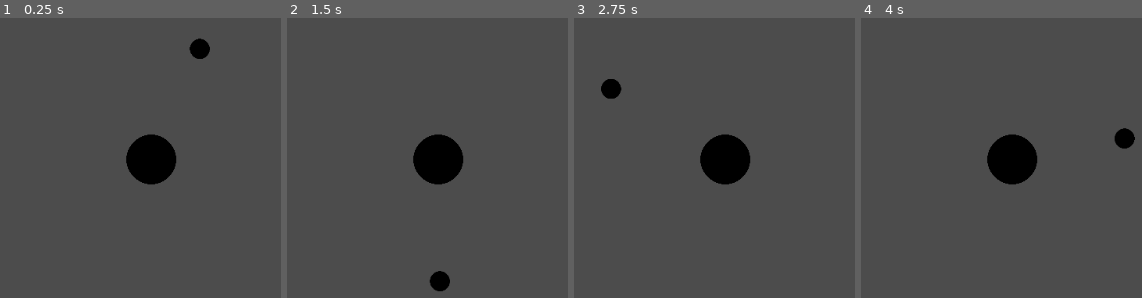
Above: before the commit, frames 1-4 (left to right).
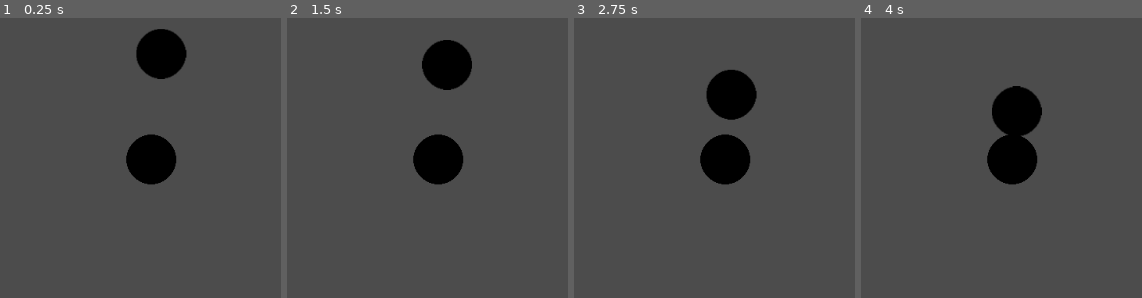
Above: after the commit, the same moments.

Repository: Telkan/ControlTheEnvironment
Game: Godot game, scene res://TestZone/TestZone.tscn
The game is run twice, just before and just after one commit, with the same random seed, the same clock (stepped at 60 frames per second) and the same inputs. The project has no main scene, so this scene is started directly.
Inputs:
- Up to frame 1 (0.25 s): no input
- Up to frame 2 (1.5 s): no input
- Up to frame 3 (2.75 s): no input
- Up to frame 4 (4 s): no input

The runs differ from the first frame. In frame 1, 2.9% of the frame differs, in the area x 48-75%, y 3-22%; in frame 2, 2.9%; in frame 3, 2.9%; in frame 4, 2.9%.

Commit message:
Je suis rigide

Diff:
--- /dev/null
+++ b/TestZone/Planet2.gd
@@ -0,0 +1,30 @@
+extends RigidBody2D
+
+
+# Declare member variables here. Examples:
+# var a = 2
+# var b = "text"
+
+var velocity = Vector2(5,0)
+
+# Called when the node enters the scene tree for the first time.
+func _ready():
+	pass # Replace with function body.
+
+func calculate_gravity(satellite_pos, planet_pos, satellite_mass, planet_mass, delta):
+
+	var gravDir = (planet_pos - satellite_pos).normalized()
+
+	var gravForce = (SpacePhysics.gravity_constant * satellite_mass * planet_mass) / (satellite_pos.distance_to(planet_pos) *                    (satellite_pos.distance_to(planet_pos)))
+
+
+	var gravity = gravDir * gravForce
+
+
+	applied_force = gravity
+
+
+func _physics_process(delta):
+	calculate_gravity(get_position(), get_parent().find_node("Sun").get_position(), 50, 500,delta)
+	#set_position(get_position()+velocity)
+	#set_position(get_position()+velocity)
--- a/TestZone/TestZone.tscn
+++ b/TestZone/TestZone.tscn
@@ -1,7 +1,13 @@
-[gd_scene load_steps=3 format=2]
+[gd_scene load_steps=5 format=2]
 
 [ext_resource path="res://TestZone/Ball.png" type="Texture" id=1]
-[ext_resource path="res://TestZone/Planet.gd" type="Script" id=2]
+[ext_resource path="res://TestZone/Planet2.gd" type="Script" id=3]
+
+[sub_resource type="CircleShape2D" id=1]
+radius = 27.9124
+
+[sub_resource type="CircleShape2D" id=2]
+radius = 33.076
 
 [node name="Node2D" type="Node2D"]
 
@@ -9,8 +15,18 @@
 position = Vector2( 497, 257 )
 texture = ExtResource( 1 )
 
-[node name="Planet" type="Sprite" parent="."]
-position = Vector2( 485.641, 96.164 )
-scale = Vector2( 0.40059, 0.403463 )
+[node name="RigidBody2D" type="RigidBody2D" parent="."]
+position = Vector2( 509.598, 121.226 )
+script = ExtResource( 3 )
+
+[node name="Planet" type="Sprite" parent="RigidBody2D"]
 texture = ExtResource( 1 )
-script = ExtResource( 2 )
+
+[node name="CollisionShape2D" type="CollisionShape2D" parent="RigidBody2D"]
+shape = SubResource( 1 )
+
+[node name="StaticBody2D" type="StaticBody2D" parent="."]
+position = Vector2( 497.251, 255.921 )
+
+[node name="CollisionShape2D" type="CollisionShape2D" parent="StaticBody2D"]
+shape = SubResource( 2 )
--- a/project.godot
+++ b/project.godot
@@ -20,6 +20,7 @@
 [physics]
 
 common/enable_pause_aware_picking=true
+2d/default_gravity=0
 
 [rendering]
 
